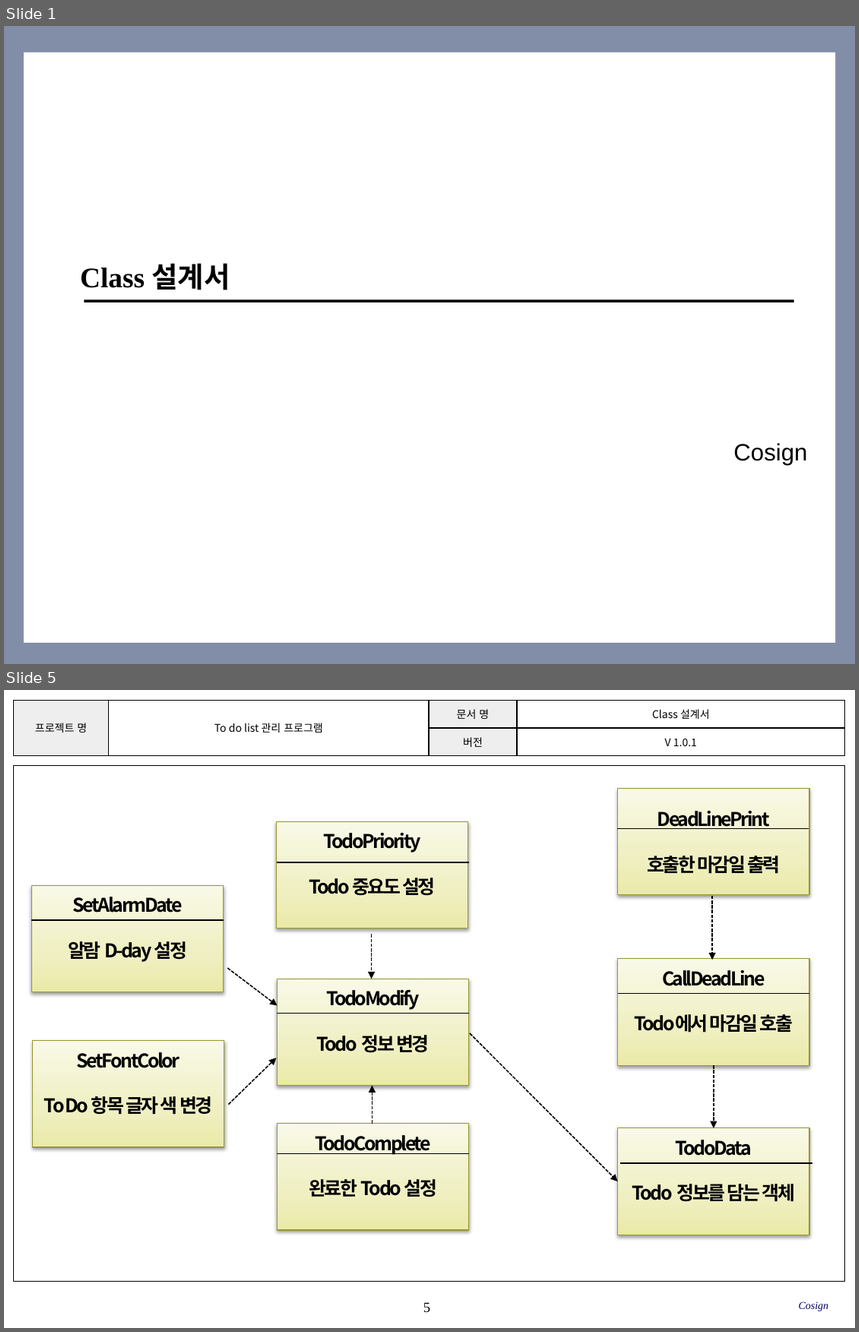
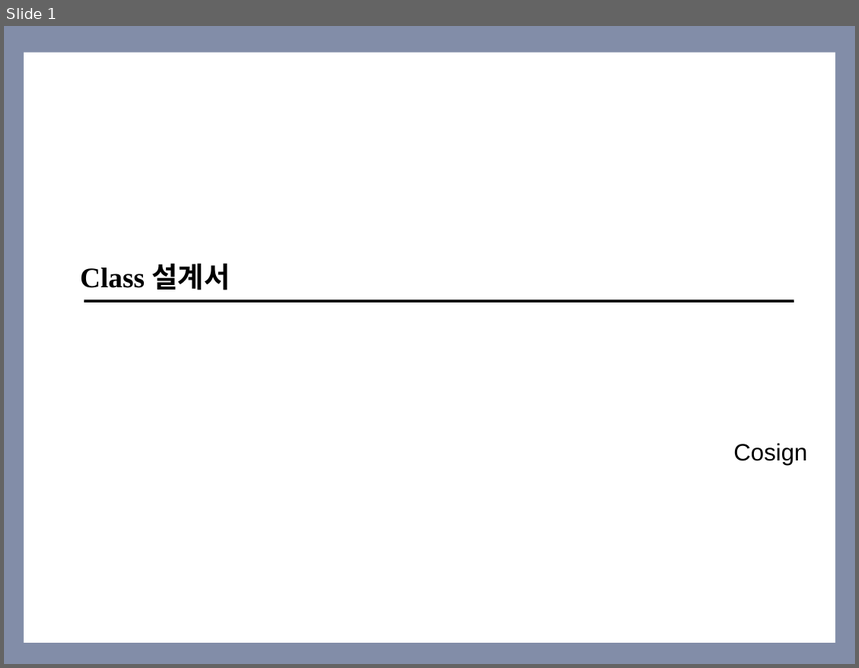
Before and after one commit to SMU-SE-Admin/18-1_5_COSIGN_Doc, a slide deck: 03 설계/Class 설계서_5_Cosign.pptx. Shown one above the other, each under a label of ours: slides 1 and 5 before the commit, slide 1 after it; the slides between them are not shown. The pictures are 859x1332 and 859x668 pixels, drawn with LibreOffice and Linux fonts; fonts in the diff are those of the drawing; background and template pictures are left out. Boxes give left, top, right and bottom in pixels: in the first picture for what was removed or moved away, otherwise in the second. Text is boxed around its words. In the diff, an @@ line names an element or a change of style, - is before the commit and + after.

Commit message:
#1158 클래스 설계서
클래스 설계서 내용 구현에 맞게 수정

```diff
--- a/03 설계/Class 설계서_5_Cosign.pptx
+++ b/03 설계/Class 설계서_5_Cosign.pptx
@@ slide 5 removed at (4,690,855,1328), background #FFFFFF @@
@@ table removed at (13,700,845,755), 2 rows, 4 columns @@
-프로젝트 명 | To do list 관리 프로그램 | 문서 명 | Class 설계서
- |  | 버전 | V 1.0.1
@@ rectangle removed at (13,766,845,1281) @@
@@ group removed at (617,788,810,1065): 2 rectangles, 2 lines @@
-CallDeadLine
-Todo에서 마감일 호출
-DeadLinePrint
-호출한 마감일 출력
@@ arrow removed from (712, 896) to (712, 960) @@
@@ group removed at (32,822,469,1230): 5 rectangles, 4 lines, 4 arrows @@
-TodoModify
-Todo 정보 변경
-TodoComplete
-완료한 Todo 설정
-TodoPriority
-Todo 중요도 설정
-SetAlarmDate
-알람 D-day 설정
-SetFontColor
-To Do 항목 글자 색 변경
@@ arrow removed from (470, 1034) to (618, 1182) @@
@@ arrow removed from (714, 1065) to (714, 1129) @@
@@ rectangle removed at (618,1129,810,1235) @@
-TodoData
-Todo 정보를 담는 객체
@@ line removed from (621, 1163) to (813, 1163) @@
@@ page number removed at (424,1303,430,1312) @@
-5
@@ text removed at (799,1302,829,1312) @@
-Cosign
```
Also in this commit, not shown: 2 slides changed, 1 other slide removed, 1 other file.
